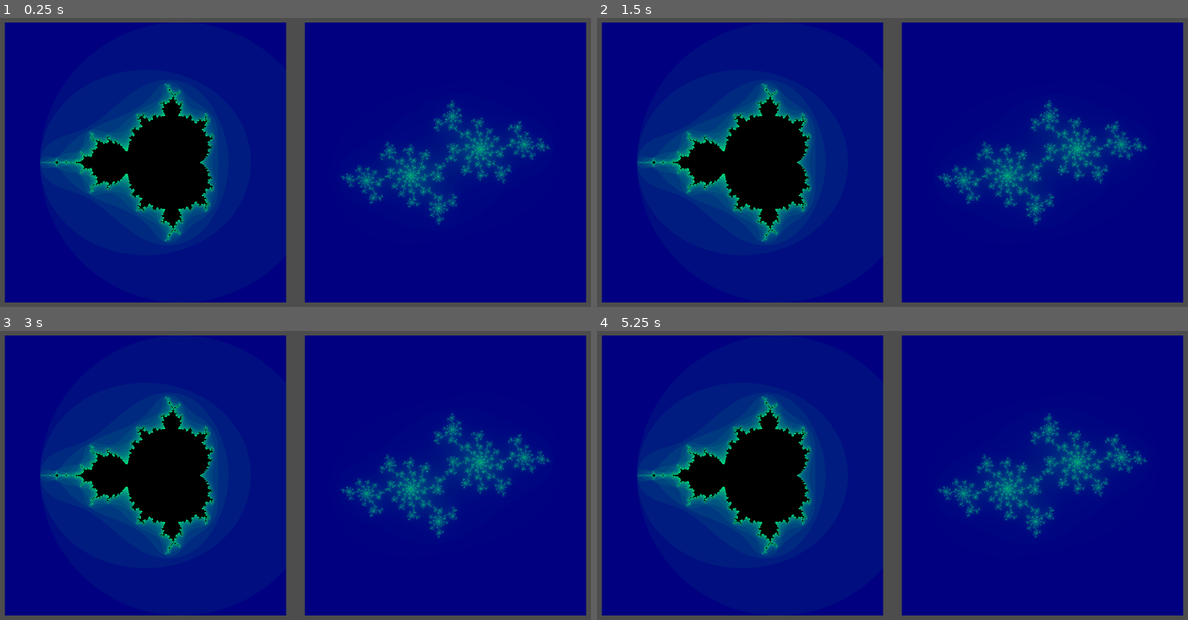
Above: before the commit, frames 1-4 (two rows, left to right).
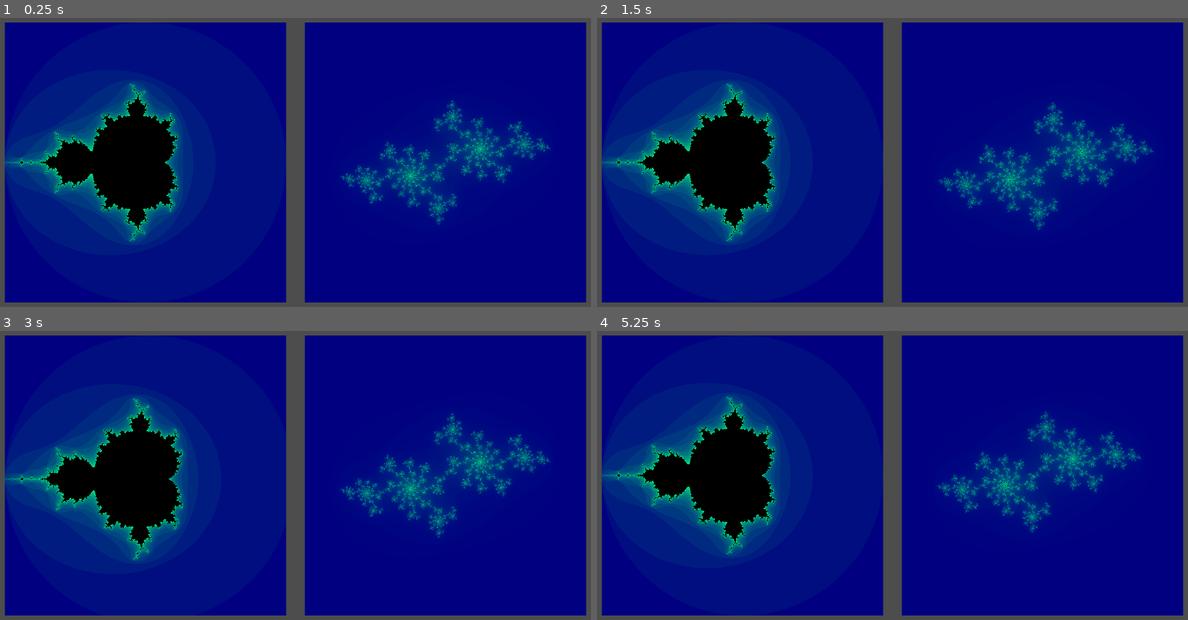
Above: after the commit, the same moments.

Repository: kirkatia98/mandelbrot
Game: Godot game, scene res://root.tscn
Same seed, same stepped clock (60 frames per second), same inputs: the game is played once before the commit and once after it.
Inputs (mouse positions are in pixels of both pictures, inside the frame that each line leads up to):
- Up to frame 1 (0.25 s): no input
- Up to frame 2 (1.5 s): tap Enter at 0.5 s; move the mouse to (744, 162) at 0.52 s; hold Mouse wheel up (zoom_in) 0.53-1.28 s; click (744, 162) at 0.67 s; tap Mouse wheel down (zoom_out) at 0.8, 1.35 s; tap Space at 1.25 s; move the mouse to (1040, 162) at 1.27 s; click (1040, 162) at 1.42 s
- Up to frame 3 (3 s): tap Mouse wheel up (zoom_in) at 1.55 s; tap Enter at 2 s; move the mouse to (354, 406) at 2.02 s; hold Mouse wheel up (zoom_in) 2.03-2.78 s; click (354, 406) at 2.17 s; tap Mouse wheel down (zoom_out) at 2.3, 2.85 s; tap Space at 2.75 s; move the mouse to (265, 539) at 2.77 s; click (265, 539) at 2.92 s
- Up to frame 4 (5.25 s): tap Mouse wheel up (zoom_in) at 3.05, 4.55 s; tap Enter at 3.5 s; move the mouse to (1069, 521) at 3.52 s; hold Mouse wheel up (zoom_in) 3.53-4.28 s; click (1069, 521) at 3.67 s; tap Mouse wheel down (zoom_out) at 3.8, 4.35 s; tap Space at 4.25 s; move the mouse to (715, 429) at 4.27 s; click (715, 429) at 4.42 s; move the mouse to (922, 475) at 5.02 s; hold Mouse wheel up (zoom_in) from 5.03 s (still down); click (922, 475) at 5.17 s

The runs differ from the first frame. In frame 1, 13% of the frame differs, in the area x 0-93%, y 20-80%; in frame 2, 16%, in the area x 0-95%, y 20-80%; in frame 3, 13%; in frame 4, 15%.

Commit message:
basic (wrong) zooming, transform function and paramaters set

Diff:
--- a/fractal.gd
+++ b/fractal.gd
@@ -1,28 +1,35 @@
-class_name Fractal extends SubViewportContainer
+@tool
+class_name Fractal extends ColorRect
 
-@export var zoom_center : Vector2 = Vector2(2.0, 2.0)
-@export var zoom_amount : Vector2 = Vector2(4.0, 4.0)
+enum Type {MANDLEBROT, JULIA}
 
-@onready var color_rect : ColorRect = $SubViewport/ColorRect
 
-# Called when the node enters the scene tree for the first time.
-func _ready():
-	#color_rect.material.set_shader_parameter("zoom_center", Vector2(3, 2))
-	pass
+@export var zoom_offset : Vector2 = Vector2(2, 2):
+	set(val):
+		zoom_offset = val
+		(material as ShaderMaterial).set_shader_parameter("offset", zoom_offset)
 
-# Called every frame. 'delta' is the elapsed time since the previous frame.
-func _process(_delta):
-	pass
+
+@export var zoom_scale : Vector2 = Vector2(4, 4):
+	set(val):
+		zoom_scale = val
+		(material as ShaderMaterial).set_shader_parameter("scale", zoom_scale)
+
+
+
+
+@onready var shader_material : ShaderMaterial = material as ShaderMaterial
+
+
+
 
 
 # override gui input instead of input so that zoom input only accepted inside the borders
 func _gui_input(event):
 	if event.is_action_pressed("zoom_in", true):
-		print(name + " zoom in")
 
-		zoom_amount += Vector2(0.1, 0.1)
+		zoom_scale += Vector2(0.1, 0.1)
 
 	if event.is_action_pressed("zoom_out", true):
-		print(name + " zoom out")
 
-		zoom_amount += Vector2(0.1, 0.1)
+		zoom_scale -= Vector2(0.1, 0.1)
--- /dev/null
+++ b/fractal.tscn
@@ -0,0 +1,13 @@
+[gd_scene load_steps=3 format=3 uid="uid://ctmsc8syid57c"]
+
+[ext_resource type="Script" path="res://fractal.gd" id="1_528h7"]
+
+[sub_resource type="ShaderMaterial" id="ShaderMaterial_v8ifj"]
+resource_local_to_scene = true
+
+[node name="Fractal" type="ColorRect"]
+material = SubResource("ShaderMaterial_v8ifj")
+custom_minimum_size = Vector2(1200, 1200)
+offset_right = 1200.0
+offset_bottom = 1200.0
+script = ExtResource("1_528h7")
--- a/julia.gdshader
+++ b/julia.gdshader
@@ -6,18 +6,18 @@
 
 // TODO: use a controller inside the mandlebrot shader to get a c value for the julia set
 uniform vec2 cursor;
-uniform int test = 1;
 
-uniform vec2 zoom_center = vec2(2);
-uniform vec2 zoom_amount = vec2(4);
+uniform vec2 offset;
+uniform vec2 scale;
+
 
 void fragment() {
-	vec2 uv = UV * zoom_amount - zoom_center;
+	vec2 uv = transform_uv(UV, offset, scale);
 
 	// Center and scale the mandelbrot set, and set the initial conditons for z = 0
 	vec2 c = vec2(-0.70176, 0.3842);
 	vec2 z = uv;
 
-	COLOR = compute_point(z, c, LOOPS * test);
+	COLOR = compute_point(z, c, LOOPS);
 
 }
--- a/mandlebrot.gdshader
+++ b/mandlebrot.gdshader
@@ -4,18 +4,16 @@
 
 #define LOOPS  18
 
-uniform int test = 1;
-
-uniform vec2 zoom_center = vec2(2.5, 2.0);
-uniform vec2 zoom_amount = vec2(4);
+uniform vec2 offset;
+uniform vec2 scale;
 
 
 void fragment() {
-	vec2 uv = UV * zoom_amount - zoom_center;
+	vec2 uv = transform_uv(UV, offset, scale);
 
 	// Center and scale the mandelbrot set, and set the initial conditons for z = 0
 	vec2 c = uv;
 	vec2 z = vec2(0);
 
-	COLOR = compute_point(z, c, LOOPS  * test);
+	COLOR = compute_point(z, c, LOOPS);
 }
--- a/root.tscn
+++ b/root.tscn
@@ -1,22 +1,20 @@
 [gd_scene load_steps=6 format=3 uid="uid://daft7bxk2ijia"]
 
 [ext_resource type="Shader" path="res://mandlebrot.gdshader" id="1_ha4hf"]
-[ext_resource type="Script" path="res://fractal.gd" id="1_lmb48"]
+[ext_resource type="PackedScene" uid="uid://ctmsc8syid57c" path="res://fractal.tscn" id="2_45h1s"]
 [ext_resource type="Shader" path="res://julia.gdshader" id="2_on53s"]
 
-[sub_resource type="ShaderMaterial" id="ShaderMaterial_uxm10"]
+[sub_resource type="ShaderMaterial" id="ShaderMaterial_fhm26"]
+shader = ExtResource("1_ha4hf")
+shader_parameter/offset = Vector2(2, 2)
+shader_parameter/scale = Vector2(4, 4)
+
+[sub_resource type="ShaderMaterial" id="ShaderMaterial_yleol"]
 resource_local_to_scene = true
-shader = ExtResource("1_ha4hf")
-shader_parameter/test = 1
-shader_parameter/zoom_center = Vector2(2.5, 2)
-shader_parameter/zoom_amount = Vector2(4, 4)
-
-[sub_resource type="ShaderMaterial" id="ShaderMaterial_bxpv2"]
 shader = ExtResource("2_on53s")
 shader_parameter/cursor = null
-shader_parameter/test = 1
-shader_parameter/zoom_center = Vector2(2, 2)
-shader_parameter/zoom_amount = Vector2(4, 4)
+shader_parameter/offset = Vector2(2, 2)
+shader_parameter/scale = Vector2(4, 4)
 
 [node name="Root" type="Control"]
 layout_mode = 3
@@ -26,7 +24,8 @@
 grow_horizontal = 2
 grow_vertical = 2
 
-[node name="Mandlebrot Set" type="SubViewportContainer" parent="."]
+[node name="Mandlebrot" parent="." instance=ExtResource("2_45h1s")]
+material = SubResource("ShaderMaterial_fhm26")
 layout_mode = 1
 anchors_preset = -1
 anchor_left = 0.25
@@ -39,22 +38,9 @@
 offset_bottom = 600.0
 grow_horizontal = 2
 grow_vertical = 2
-script = ExtResource("1_lmb48")
 
-[node name="SubViewport" type="SubViewport" parent="Mandlebrot Set"]
-handle_input_locally = false
-size = Vector2i(1200, 1200)
-render_target_update_mode = 4
-
-[node name="ColorRect" type="ColorRect" parent="Mandlebrot Set/SubViewport"]
-material = SubResource("ShaderMaterial_uxm10")
-anchors_preset = 15
-anchor_right = 1.0
-anchor_bottom = 1.0
-grow_horizontal = 2
-grow_vertical = 2
-
-[node name="Julia Set" type="SubViewportContainer" parent="."]
+[node name="Julia" parent="." instance=ExtResource("2_45h1s")]
+material = SubResource("ShaderMaterial_yleol")
 layout_mode = 1
 anchors_preset = -1
 anchor_left = 0.75
@@ -67,17 +53,3 @@
 offset_bottom = 600.0
 grow_horizontal = 2
 grow_vertical = 2
-script = ExtResource("1_lmb48")
-
-[node name="SubViewport" type="SubViewport" parent="Julia Set"]
-handle_input_locally = false
-size = Vector2i(1200, 1200)
-render_target_update_mode = 4
-
-[node name="ColorRect" type="ColorRect" parent="Julia Set/SubViewport"]
-material = SubResource("ShaderMaterial_bxpv2")
-anchors_preset = 15
-anchor_right = 1.0
-anchor_bottom = 1.0
-grow_horizontal = 2
-grow_vertical = 2
Not shown, changed: lib.gdshaderinc
